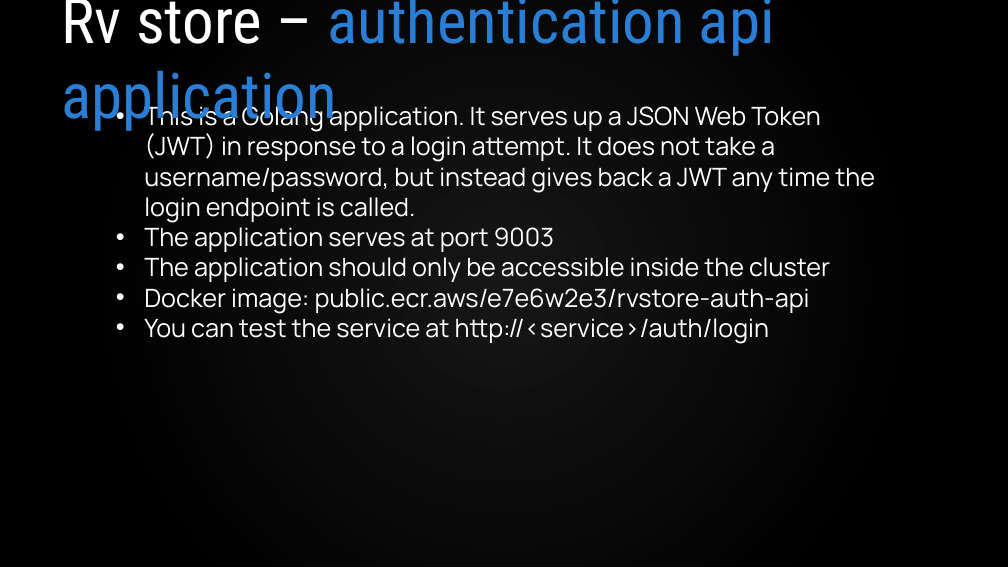
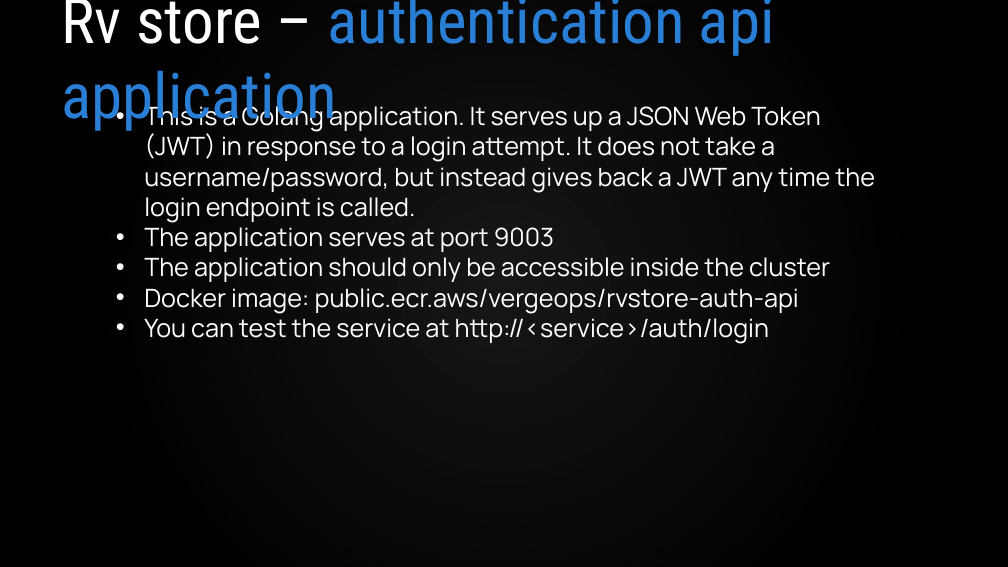
Before and after one commit to VergeOps/k8s-rvstore, a slide deck: slide 12 of rvstore_hackathon/Kubernetes-RV Store Hackathon.pptx. Drawn at 1008x567 pixels with LibreOffice and Linux fonts; fonts in the diff are those of the drawing; background and template pictures are left out. Boxes give left, top, right and bottom in pixels: in the first picture for what was removed or moved away, otherwise in the second. Text is boxed around its words. In the diff, an @@ line names an element or a change of style, - is before the commit and + after.

Commit message:
Fixed image names

```diff
--- a/rvstore_hackathon/Kubernetes-RV Store Hackathon.pptx
+++ b/rvstore_hackathon/Kubernetes-RV Store Hackathon.pptx
@@ text at [144, 288, 799, 313]: text changed @@
-• Docker image: public.ecr.aws/e7e6w2e3/rvstore-auth-api
+• Docker image: public.ecr.aws/vergeops/rvstore-auth-api
```
Also in this commit, not shown: 7 other slides changed.
